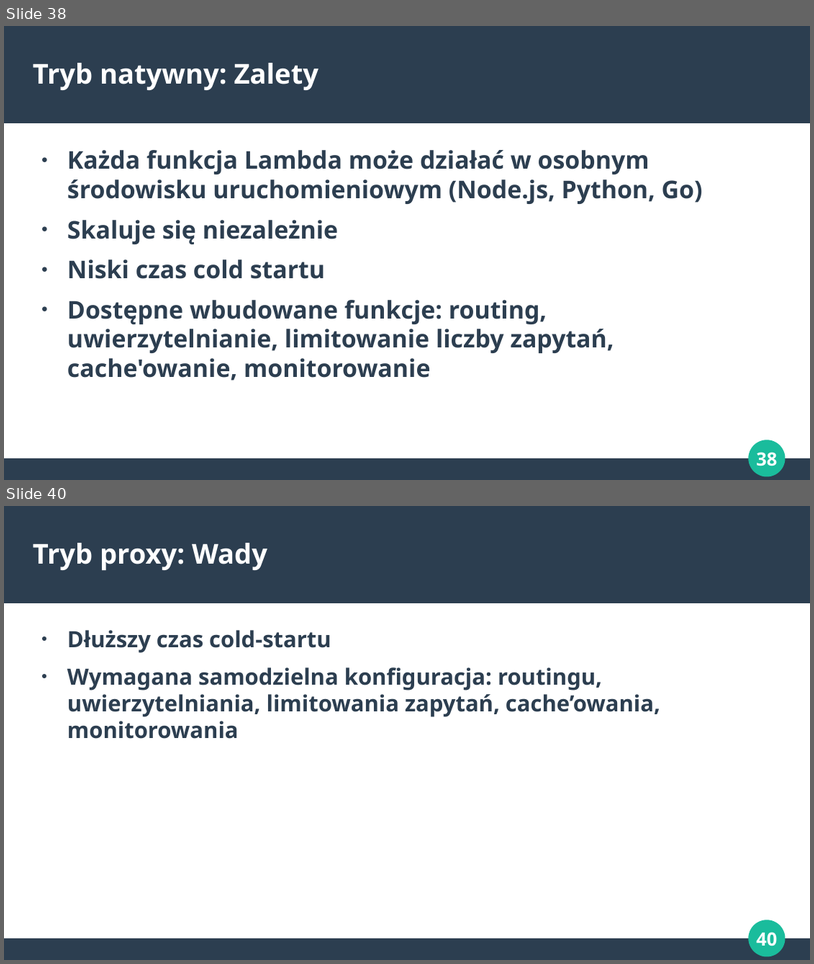
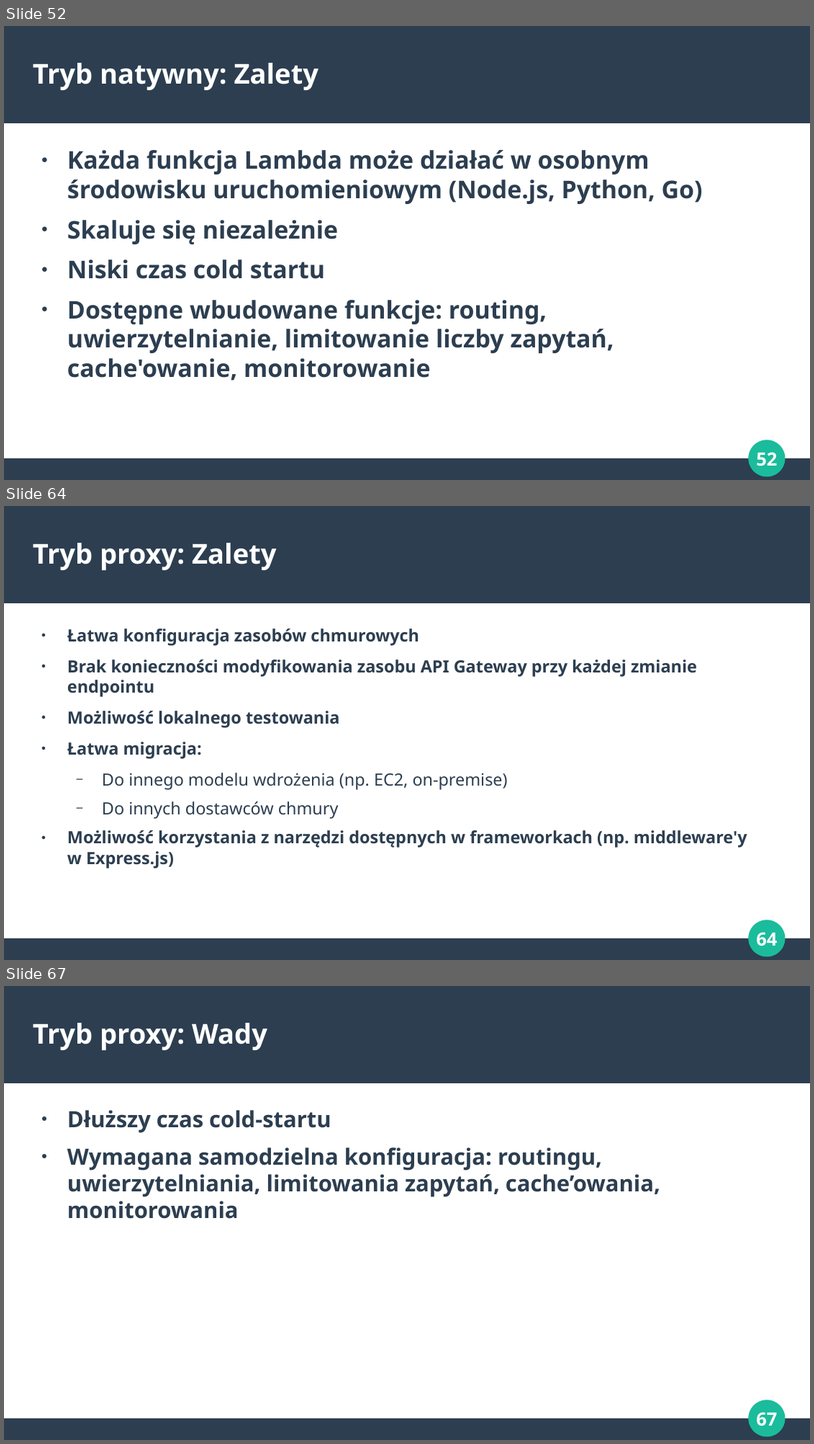
Before and after one commit to makspiechota/aws-apigateway-training-pl, a slide deck: presentation.odp. Shown one above the other, each under a label of ours: slides 38 and 40 before the commit, slides 52, 64 and 67 after it; the slides between them are not shown. The pictures are 814x964 and 814x1444 pixels, drawn with LibreOffice and Linux fonts; fonts in the diff are those of the drawing. Boxes give left, top, right and bottom in pixels: in the first picture for what was removed or moved away, otherwise in the second. Text is boxed around its words. In the diff, an @@ line names an element or a change of style, - is before the commit and + after.

```diff
--- a/presentation.odp
+++ b/presentation.odp
@@ slide 64 added at (x1=4, y1=506, x2=810, y2=960), background #FFFFFF; not listed: 4 template elements that a slide beside it also shows @@
@@ title added at (x1=33, y1=543, x2=276, y2=570), 27 pt, text #FFFFFF, bold @@
+Tryb proxy: Zalety
@@ text added at (x1=67, y1=628, x2=748, y2=868), 16.6 pt, text #2C3E50, bold @@
+● Łatwa konfiguracja zasobów chmurowych
+● Brak konieczności modyfikowania zasobu API Gateway przy każdej zmianie endpointu
+● Możliwość lokalnego testowania
+● Łatwa migracja:
+  − Do innego modelu wdrożenia (np. EC2, on-premise)
+  − Do innych dostawców chmury
+● Możliwość korzystania z narzędzi dostępnych w frameworkach (np. middleware'y w Express.js)
@@ what was slide 38 is now slide 52 @@
@@ page number at (x1=756, y1=452, x2=777, y2=466): text changed @@
-38
+52
@@ what was slide 40 is now slide 67 @@
@@ page number at (x1=756, y1=1412, x2=777, y2=1426): text changed @@
-40
+67
```
Also in this commit, not shown: 3 slides changed, 31 other slides added.
